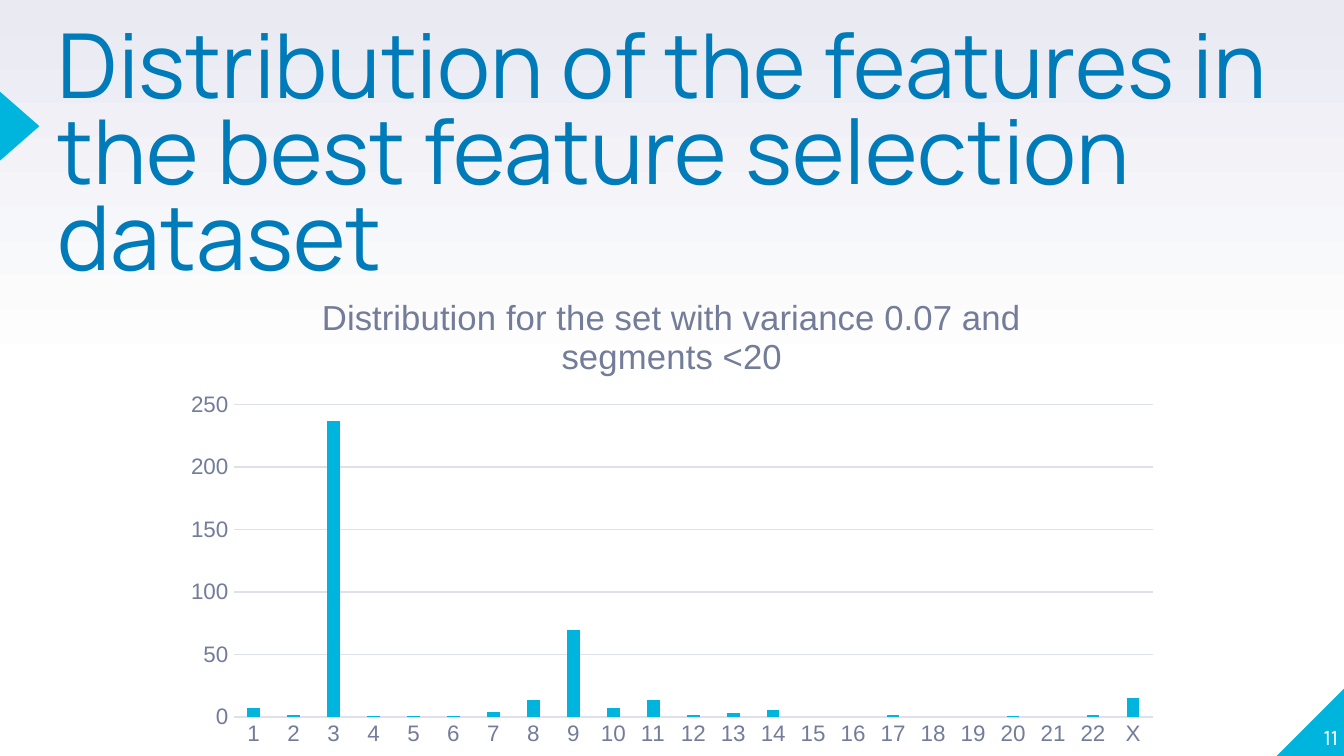
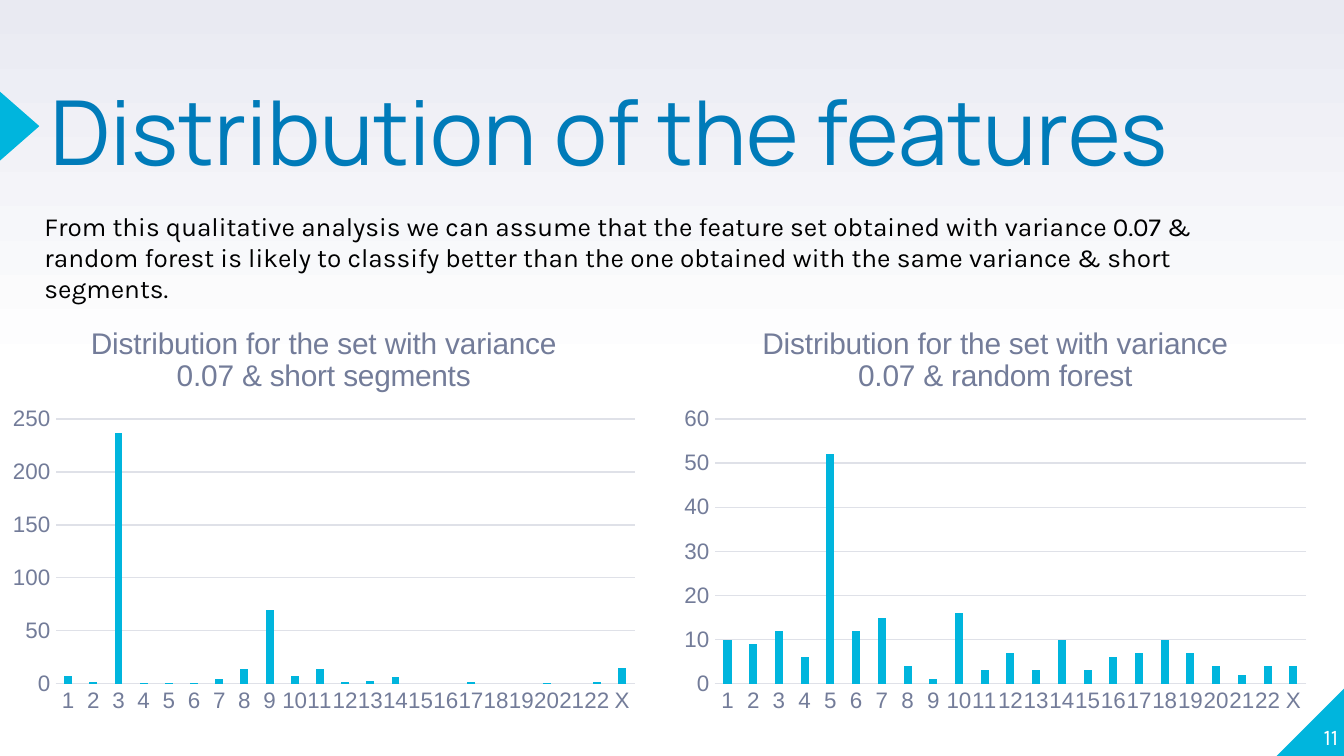
Before and after one commit to veneresabrina/Bioinfo, a slide deck: slide 11 of PRESENTAZIONE.pptx. Drawn at 1344x756 pixels with LibreOffice and Linux fonts; fonts in the diff are those of the drawing. Boxes give left, top, right and bottom in pixels: in the first picture for what was removed or moved away, otherwise in the second. Text is boxed around its words. In the diff, an @@ line names an element or a change of style, - is before the commit and + after.

```diff
--- a/PRESENTAZIONE.pptx
+++ b/PRESENTAZIONE.pptx
@@ title at [51, 99, 1168, 167]: text changed @@
-Distribution of the features in the best feature selection dataset
+Distribution of the features
@@ text added at [44, 218, 1170, 274], 14 pt, text #000000 @@
+From this qualitative analysis we can assume that the feature set obtained with variance 0.07 & random forest is likely to classify better than the one obtained with the same variance & short segments.
@@ column chart at [0, 305, 648, 720] @@
@@ title "Distribution for the set with variance 0.07 and segments <20 " to "Distribution for the set with variance 0.07 & short segments " @@
@@ column chart: place and size @@
-column chart at [171, 274, 1173, 755]
+column chart at [0, 305, 648, 720]
@@ column chart added at [672, 305, 1320, 720] @@
+title "Distribution for the set with variance 0.07 & random forest "
+categories: 1, 2, 3, 4, 5, 6, 7, 8, 9, 10, 11, 12, 13, 14, 15, 16, 17, 18, 19, 20, 21, 22, X
+Series 1: 10, 9, 12, 6, 52, 12, 15, 4, 1, 16, 3, 7, 3, 10, 3, 6, 7, 10, 7, 4, 2, 4, 4
```
Also in this commit, not shown: 9 other slides changed, 2 slides removed.
